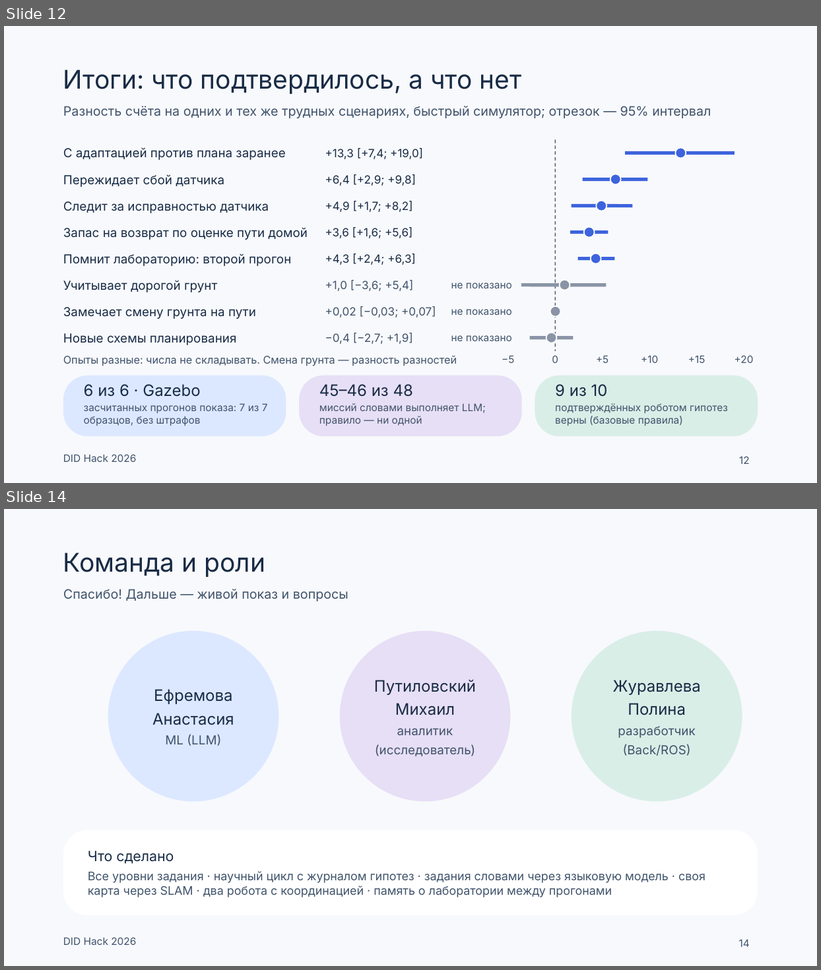
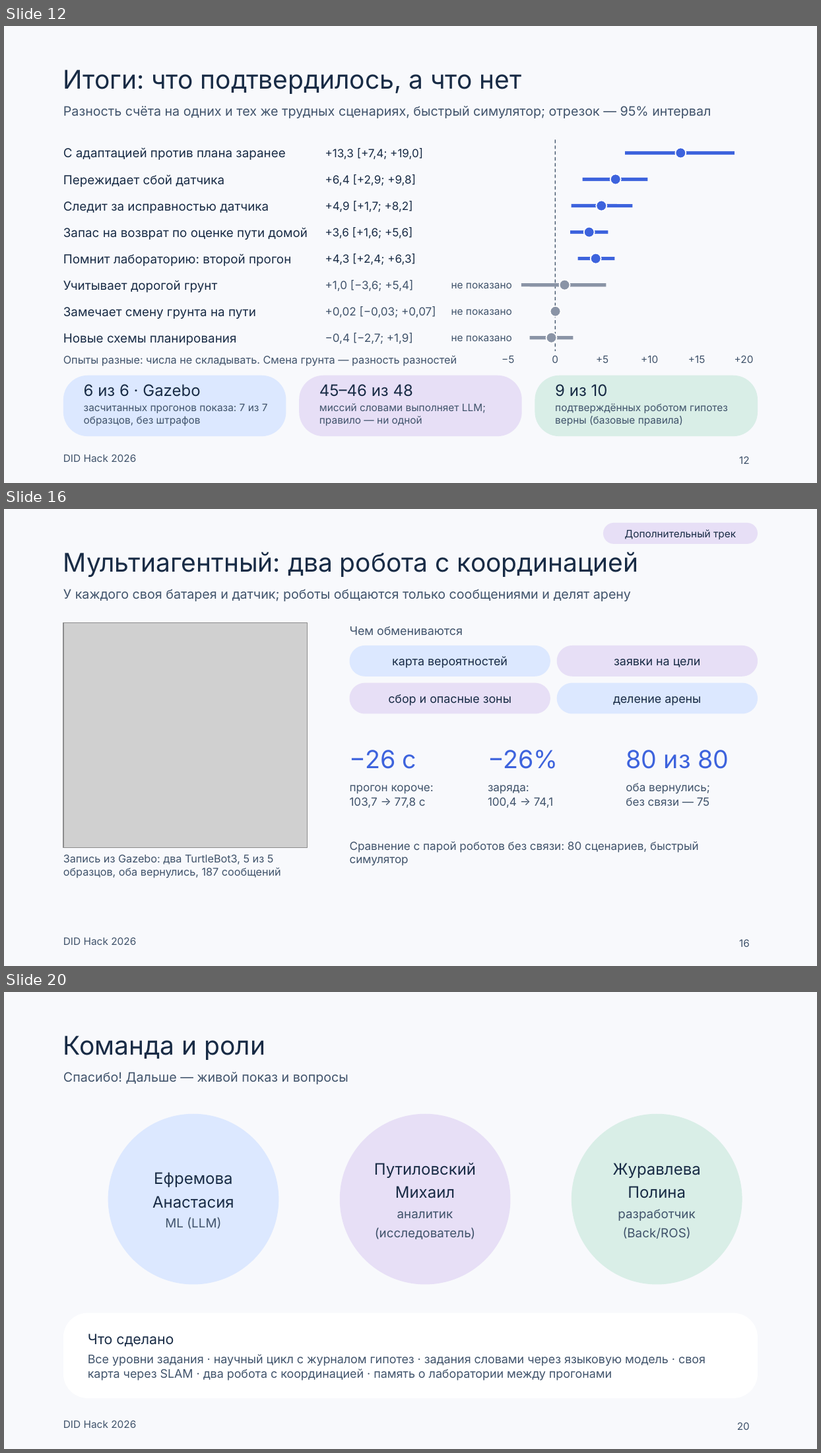
Before and after one commit to Mput13/did-hack, a slide deck: presentation/team/DID_final.pptx. Shown one above the other, each under a label of ours: slides 12 and 14 before the commit, slides 12, 16 and 20 after it; the slides between them are not shown. The pictures are 821x970 and 821x1453 pixels, drawn with LibreOffice and Linux fonts; fonts in the diff are those of the drawing; grey boxes stand for pictures. Boxes give left, top, right and bottom in pixels: in the first picture for what was removed or moved away, otherwise in the second. Text is boxed around its words. In the diff, an @@ line names an element or a change of style, - is before the commit and + after.

```diff
--- a/presentation/team/DID_final.pptx
+++ b/presentation/team/DID_final.pptx
@@ slide 16 added at (4, 509, 817, 966), background #F8F9FC; not listed: 1 template element that a slide beside it also shows @@
@@ rounded rectangle added at (603, 523, 758, 544), fill #E7DFF6, 9 pt, text #182B45 @@
+Дополнительный трек
@@ title added at (63, 552, 639, 577), 22.8 pt, text #182B45 @@
+Мультиагентный: два робота с координацией
@@ text added at (63, 589, 631, 601), 11.5 pt, text #40536B @@
+У каждого своя батарея и датчик; роботы общаются только сообщениями и делят арену
@@ picture added at (63, 623, 308, 848) @@
@@ text added at (350, 626, 463, 635), 10.5 pt, text #40536B @@
+Чем обмениваются
@@ rounded rectangle added at (350, 646, 550, 677), fill #DCE8FF, 10.5 pt, text #182B45 @@
+карта вероятностей
@@ rounded rectangle added at (557, 646, 758, 677), fill #E7DFF6, 10.5 pt, text #182B45 @@
+заявки на цели
@@ rounded rectangle added at (350, 683, 550, 714), fill #E7DFF6, 10.5 pt, text #182B45 @@
+сбор и опасные зоны
@@ rounded rectangle added at (557, 683, 758, 714), fill #DCE8FF, 10.5 pt, text #182B45 @@
+деление арены
@@ text added at (350, 750, 416, 769), 22 pt, text #3D63DD @@
+−26 с
@@ text added at (488, 750, 558, 769), 22 pt, text #3D63DD @@
+−26%
@@ text added at (626, 750, 729, 769), 22 pt, text #3D63DD @@
+80 из 80
@@ text added at (350, 785, 434, 808), 10 pt, text #40536B @@
+прогон короче:
+103,7 → 77,8 с
@@ text added at (488, 785, 553, 808), 10 pt, text #40536B @@
+заряда:
+100,4 → 74,1
@@ text added at (626, 783, 710, 806), 10 pt, text #40536B @@
+оба вернулись;
+без связи — 75
@@ text added at (350, 842, 699, 866), 10 pt, text #40536B @@
+Сравнение с парой роботов без связи: 80 сценариев, быстрый симулятор
@@ text added at (63, 855, 281, 879), 9.5 pt, text #40536B @@
+Запись из Gazebo: два TurtleBot3, 5 из 5 образцов, оба вернулись, 187 сообщений
@@ page number added at (739, 939, 750, 947), 9 pt, text #40536B @@
+16
@@ what was slide 14 is now slide 20 @@
@@ page number at (737, 1422, 750, 1430): text changed @@
-14
+20
```
Also in this commit, not shown: 1 slide changed, 5 other slides added, 12 other files.
